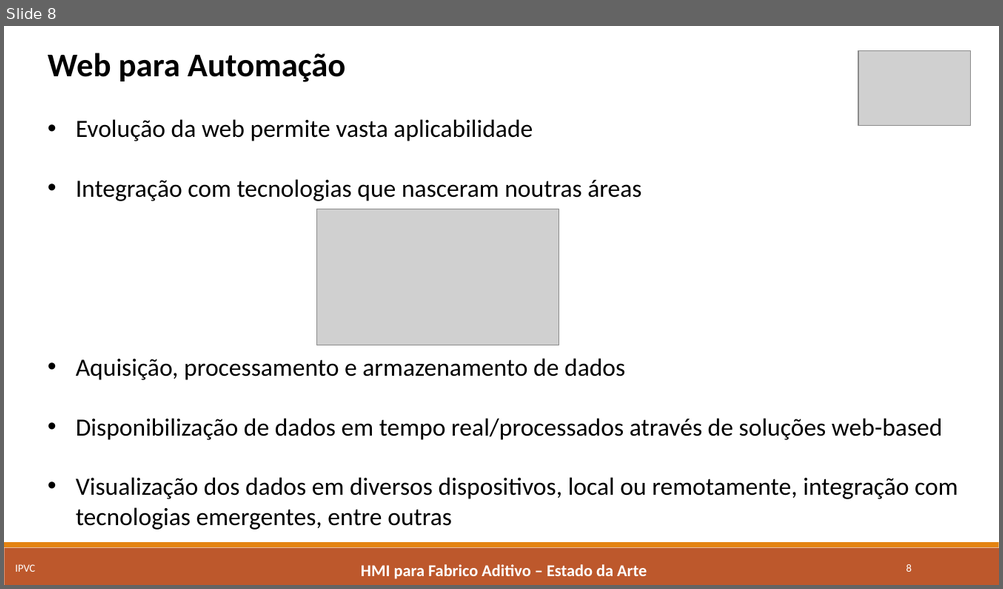
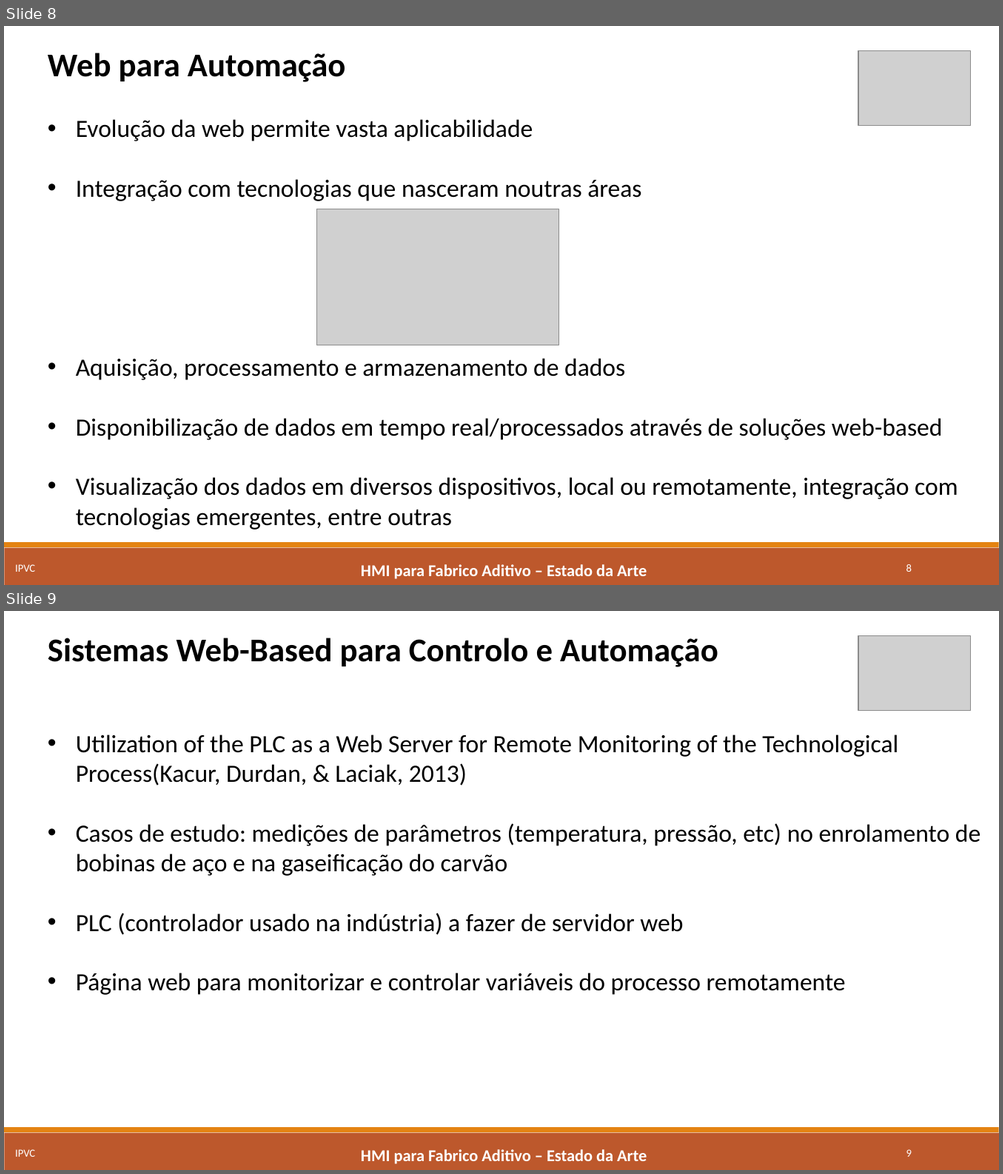
Before and after one commit to marcorlsrodrigues/projeto, a slide deck: Apresentacao Intermedia - Marco Rodrigues.pptx. Shown one above the other, each under a label of ours: slide 8 before the commit, slides 8 and 9 after it. The pictures are 1003x589 and 1003x1174 pixels, drawn with LibreOffice and Linux fonts; fonts in the diff are those of the drawing; grey boxes stand for pictures. Boxes give left, top, right and bottom in pixels: in the first picture for what was removed or moved away, otherwise in the second. Text is boxed around its words. In the diff, an @@ line names an element or a change of style, - is before the commit and + after.

```diff
--- a/Apresentacao Intermedia - Marco Rodrigues.pptx
+++ b/Apresentacao Intermedia - Marco Rodrigues.pptx
@@ slide 9 added at (4,611,999,1170), background #FFFFFF; not listed: 2 template elements that a slide beside it also shows @@
@@ text added at (48,638,980,995), 24 pt, text #000000 @@
+Sistemas Web-Based para Controlo e Automação
+• Utilization of the PLC as a Web Server for Remote Monitoring of the Technological Process(Kacur, Durdan, & Laciak, 2013)
+• Casos de estudo: medições de parâmetros (temperatura, pressão, etc) no enrolamento de bobinas de aço e na gaseificação do carvão
+• PLC (controlador usado na indústria) a fazer de servidor web
+• Página web para monitorizar e controlar variáveis do processo remotamente
@@ picture added at (858,635,970,710) @@
@@ text added at (15,1150,35,1157), 10.5 pt, text #FFFFFF @@
+IPVC
@@ text added at (361,1150,646,1165), 16 pt, text #FFFFFF, bold @@
+HMI para Fabrico Aditivo – Estado da Arte
@@ page number added at (906,1150,911,1157), 10.5 pt, text #FFFFFF @@
+9
```
Also in this commit, not shown: 5 slides changed, 5 other slides added, 10 other files.
